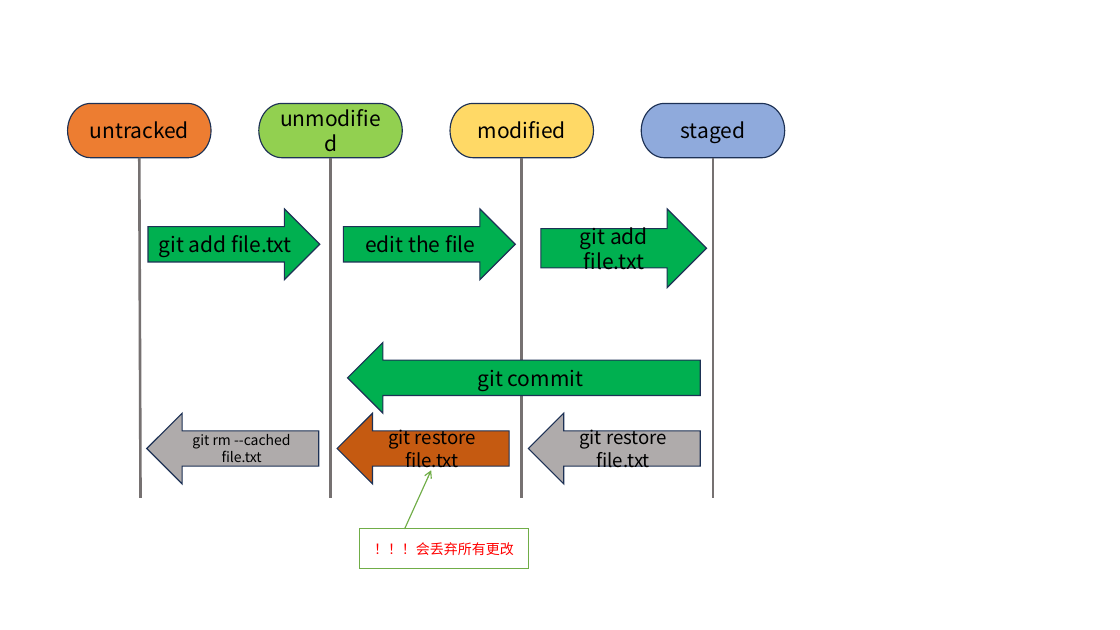
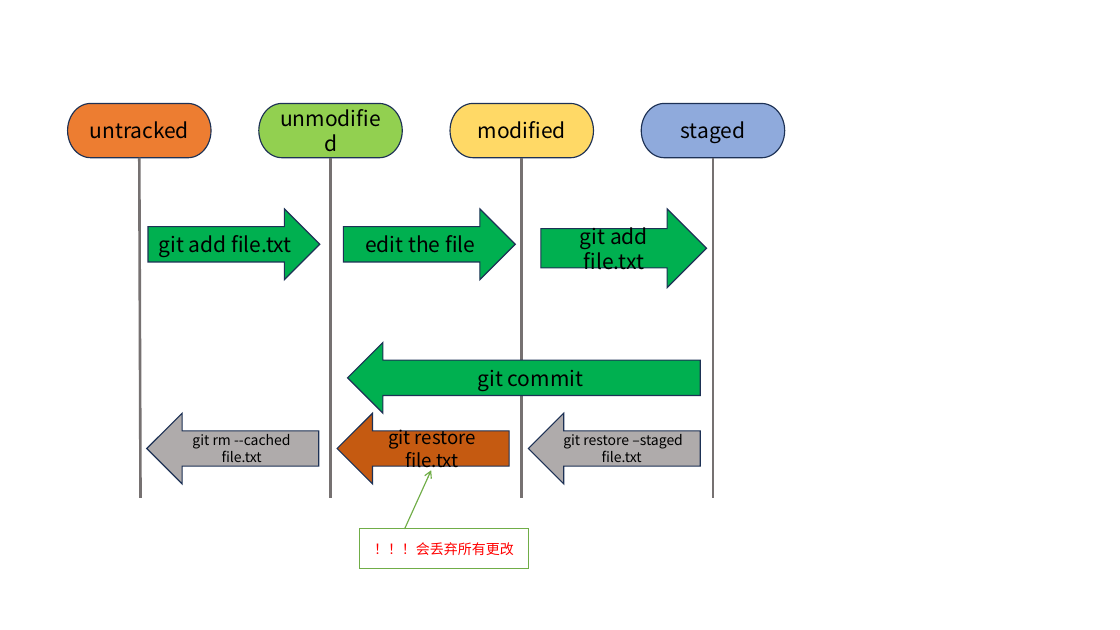
Before and after one commit to guofei9987/a, a slide deck: slide 1 of computer/linux/git.pptx. Drawn at 1120x630 pixels with LibreOffice and Linux fonts; fonts in the diff are those of the drawing. Boxes give left, top, right and bottom in pixels: in the first picture for what was removed or moved away, otherwise in the second. Text is boxed around its words. In the diff, an @@ line names an element or a change of style, - is before the commit and + after.

```diff
--- a/computer/linux/git.pptx
+++ b/computer/linux/git.pptx
@@ text in right arrow at box(563, 431, 683, 466): text changed; size 16 to 12 pt @@
-git restore file.txt
+git restore –staged file.txt
```
Also in this commit, not shown: 1 other file.
